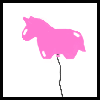
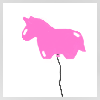
Before/after of a 100×100 layered artwork. What changed in the layer stack:
"Layer 1": opacity 100% → 70%, painted on it over [0, 0, 100, 100]
added layer "Layer 3" (2nd of 2) (30%) over [0, 0, 100, 100]
